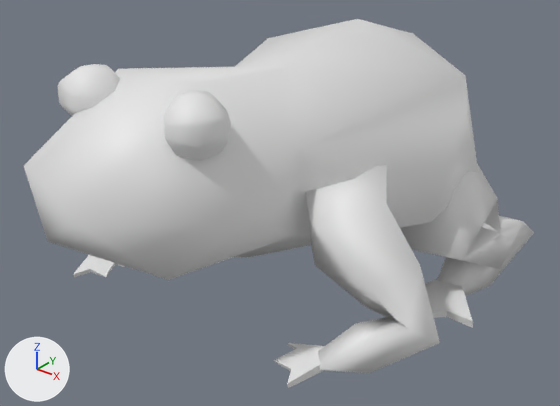
Two versions of the glTF model public/models/Frog.glb, one commit apart.
Before and after are seen from a 50 mm lens placed at (1.305, -1.821, 0.887), pointed at (0.043, -0.244, -0.091). The axes (+X, +Y, +Z) are drawn at lower left. The lights are the same throughout. Where no turn or scale is listed for an object, it has been applied to the vertices. Vertices at the same position are counted once.
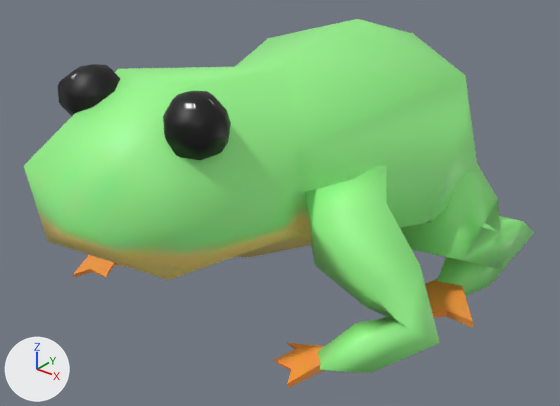
Commit message: frog jump on space

Pixel boxes [x1, y1, x2, y2] of what changed, in the pictures (560 x 406 px):
'Icosphere.001', recoloured, surface changed (white to green): [24, 19, 478, 280] in both
'Plane.010', recoloured, surface changed (white to green): [306, 165, 440, 373] in both
'Plane.011', recoloured (grey to green): [400, 163, 534, 296] in both
'Sphere', recoloured, surface changed (white to black): [57, 64, 231, 160] in both
'Plane.013', recoloured, surface changed (white to orange): [73, 255, 324, 388] in both
'Plane.012', recoloured (grey to orange): [425, 278, 473, 328] in both

The change in detail:
Picture 'Frog' (img_frog) is new.
Material 'Material.001' (mat_material_001) is new.
Its texture is img_frog.
me_icosphere_001 has 32 vertices, 60 faces and spans x -0.48..0.47, y -0.98..0.55, z -0.27..0.38.
me_icosphere_001 is used by ob_icosphere_001; location (0.0, 0.0, 0.0).
me_icosphere_001 part 1: texture (UV) coordinates of 60 of 60 faces, centred in x -0.44..0.44, y -0.94..0.48, z -0.24..0.34, changed; they spanned u 0.0..0.99, v 0.0..0.46 and now span u 0.0..0.68, v 0.0..0.92.
me_icosphere_001 now uses material mat_material_001 (picture img_frog).
me_plane_013 has 48 vertices, 88 faces and spans x -0.644..0.644, y -0.586..-0.121, z -0.316..0.097.
me_plane_013 is used by ob_plane_010; location (0.0, 0.0, 0.0).
me_plane_013 part 2: texture (UV) coordinates changed.
me_plane_013 now uses material mat_material_001 (picture img_frog).
me_plane_032 has 64 vertices, 120 faces and spans x -0.605..0.605, y -0.089..0.501, z -0.364..0.085.
me_plane_032 now uses material mat_material_001 (picture img_frog).
me_plane_033 has 36 vertices, 64 faces and spans x -0.631..0.631, y -0.219..0.019, z -0.349..-0.295.
me_plane_033 now uses material mat_material_001 (picture img_frog).
me_plane_034 has 36 vertices, 64 faces and spans x -0.445..0.445, y -0.664..-0.504, z -0.313..-0.271.
me_plane_034 is used by ob_plane_013; location (0.0, 0.0, 0.0).
me_plane_034 part 3: texture (UV) coordinates of 64 of 64 faces, centred in x -0.441..0.441, y -0.648..-0.508, z -0.307..-0.277, changed; they spanned u 0.0..0.0, v 0.0..0.0 and now span u 0.25..0.8, v 0.71..0.98.
me_plane_034 now uses material mat_material_001 (picture img_frog).
me_sphere has 116 vertices, 224 faces and spans x -0.248..0.248, y -0.77..-0.614, z 0.221..0.378.
me_sphere is used by ob_sphere; location (0.0, 0.0, 0.0).
me_sphere part 4: texture (UV) coordinates of 224 of 224 faces, centred in x -0.243..0.243, y -0.764..-0.622, z 0.221..0.372, changed; they spanned u 0.0..1.0, v 0.0..1.0 and now span u 0.45..0.78, v 0.84..0.97.
me_sphere now uses material mat_material_001 (picture img_frog).
